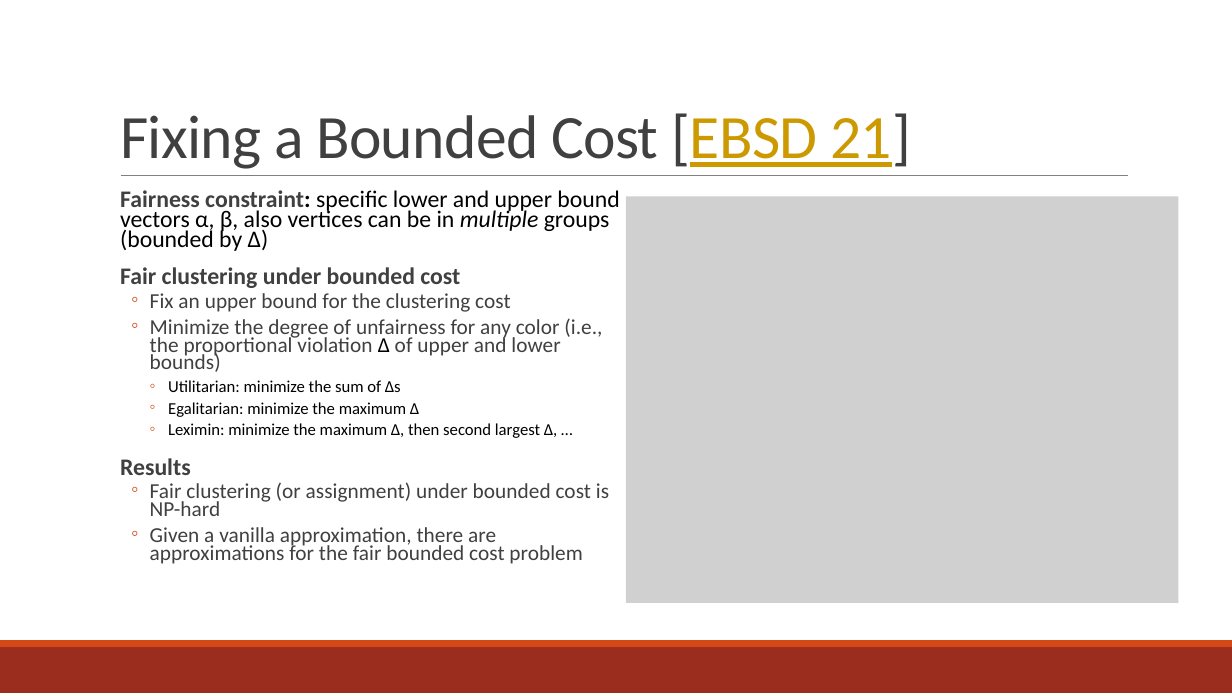
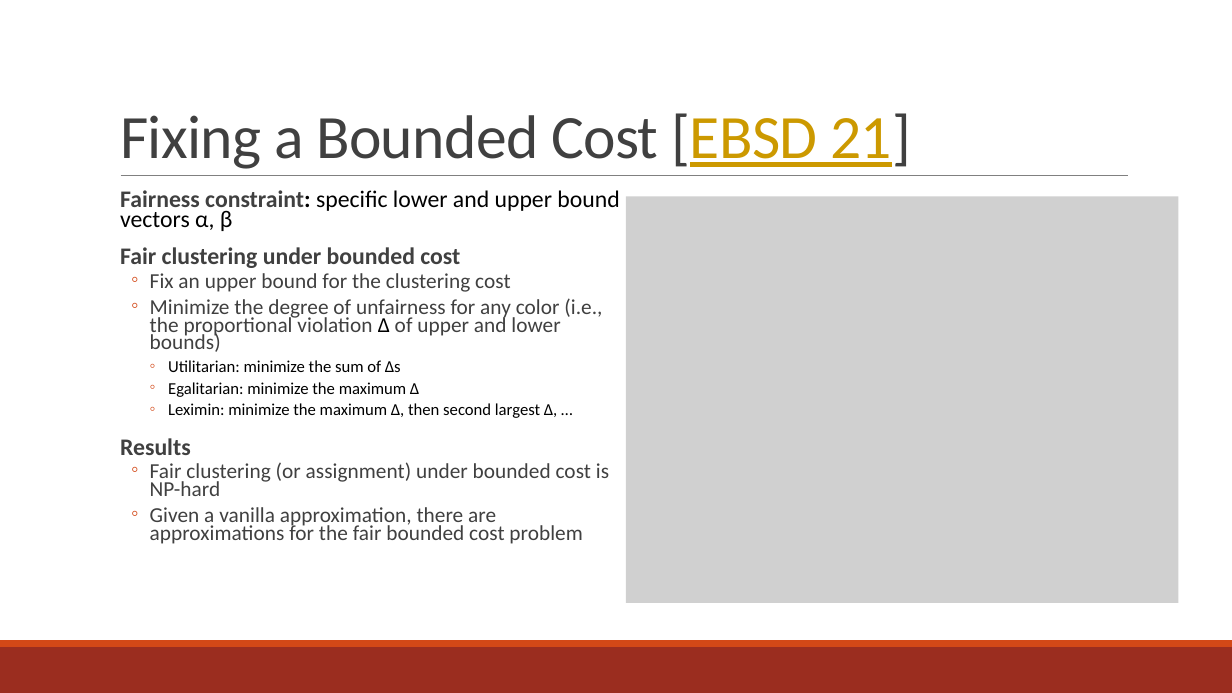
Before and after one commit to faircluster/faircluster.github.io, a slide deck: slide 17 of files/fair-clustering-tutorial-aaai22-slides2.pptx. Drawn at 1232x693 pixels with LibreOffice and Linux fonts; fonts in the diff are those of the drawing; grey boxes stand for pictures. Boxes give left, top, right and bottom in pixels: in the first picture for what was removed or moved away, otherwise in the second. Text is boxed around its words. In the diff, an @@ line names an element or a change of style, - is before the commit and + after.

```diff
--- a/files/fair-clustering-tutorial-aaai22-slides2.pptx
+++ b/files/fair-clustering-tutorial-aaai22-slides2.pptx
@@ text at (120, 190, 619, 231): text changed @@
-  Fairness constraint: specific lower and upper bound vectors α, β, also vertices can be in multiple groups (bounded by Δ)
+  Fairness constraint: specific lower and upper bound vectors α, β
```
Also in this commit, not shown: 5 other slides changed, 1 slide removed, 1 other file.
